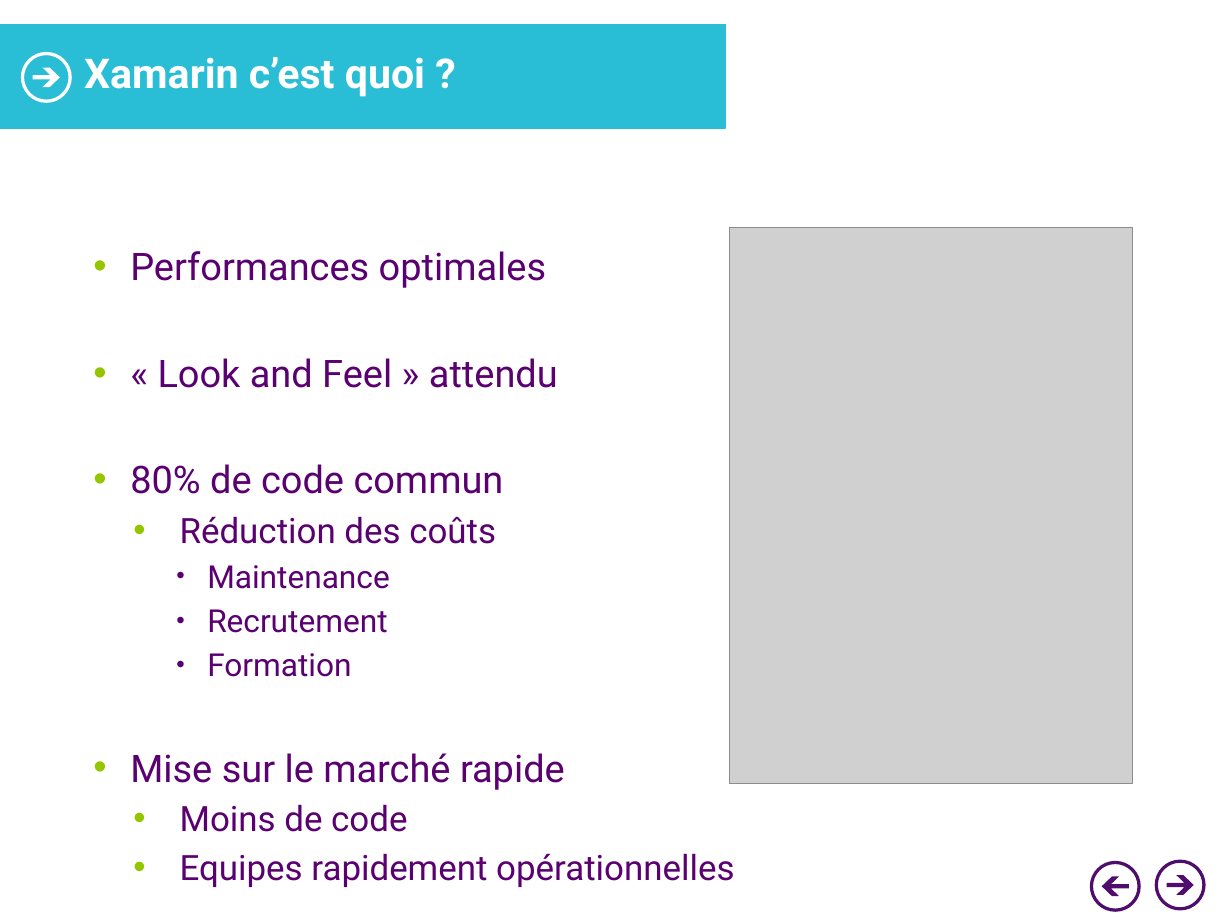
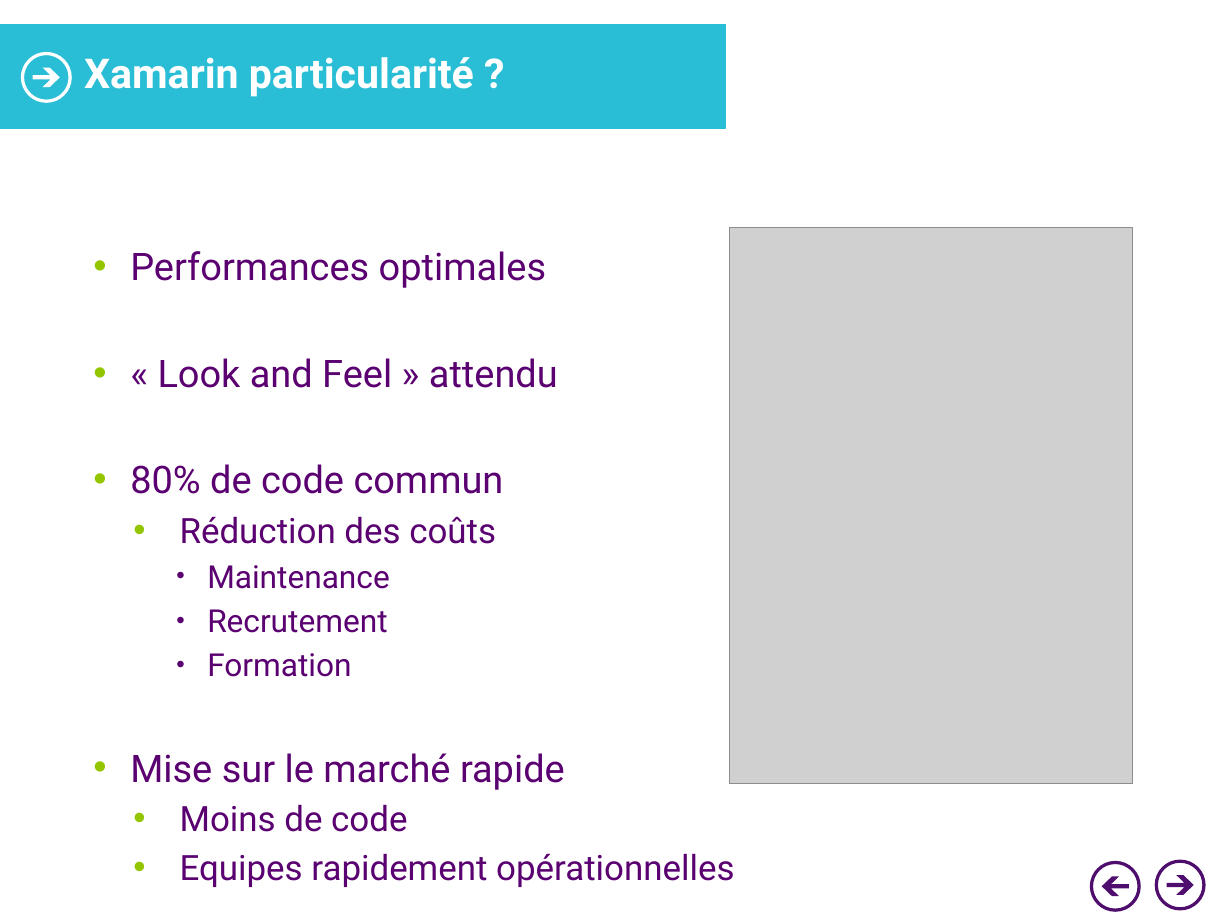
Before and after one commit to lnimong/prezxamarin, a slide deck: slide 9 of XamarinPrez.pptx (slide 10 before the commit). Drawn at 1232x924 pixels with LibreOffice and Linux fonts; fonts in the diff are those of the drawing; grey boxes stand for pictures; background and template pictures are left out. Boxes give left, top, right and bottom in pixels: in the first picture for what was removed or moved away, otherwise in the second. Text is boxed around its words. In the diff, an @@ line names an element or a change of style, - is before the commit and + after.

```diff
--- a/XamarinPrez.pptx
+++ b/XamarinPrez.pptx
@@ title at [84,57,474,97]: text changed @@
-Xamarin c’est quoi ?
+Xamarin particularité ?
```
Also in this commit, not shown: 3 other slides changed, 1 slide added, 1 other file.
